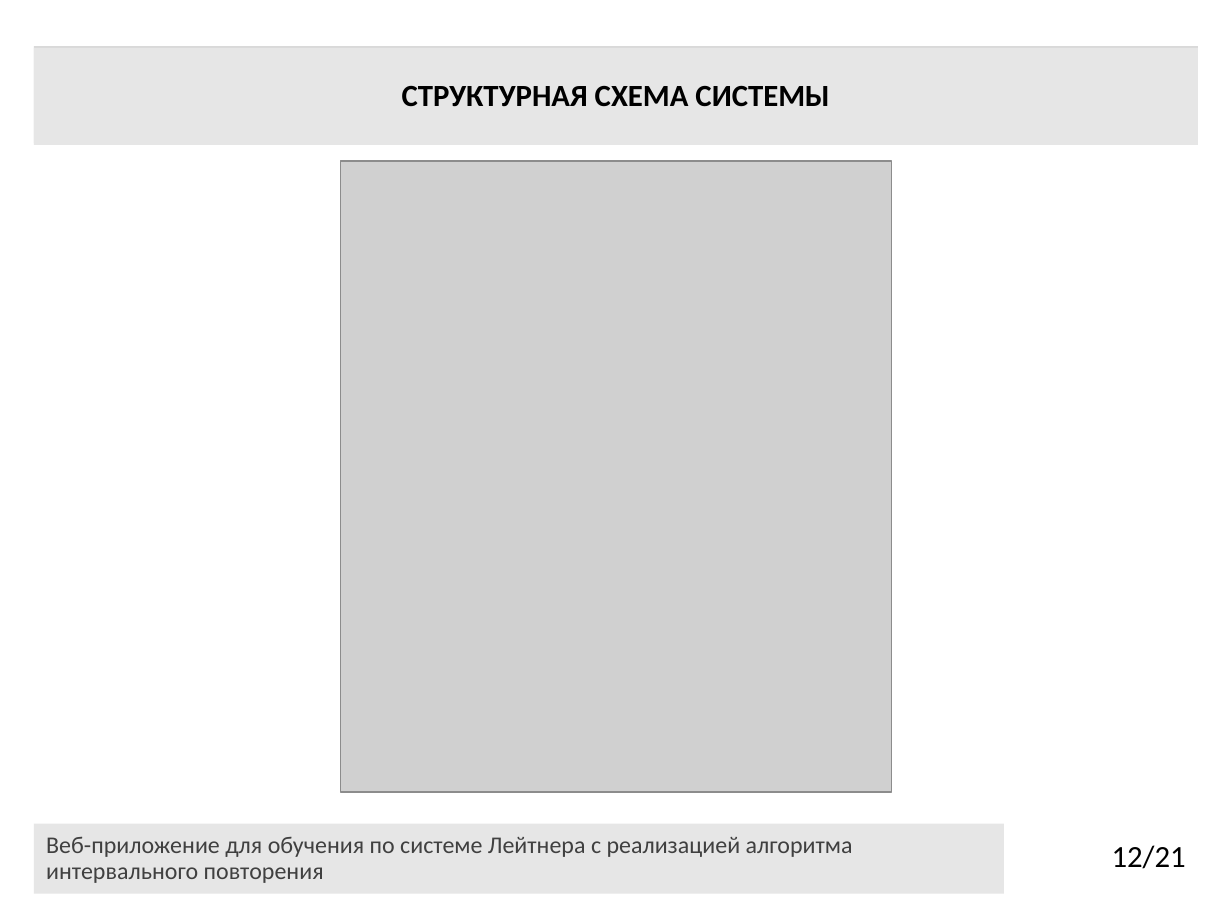
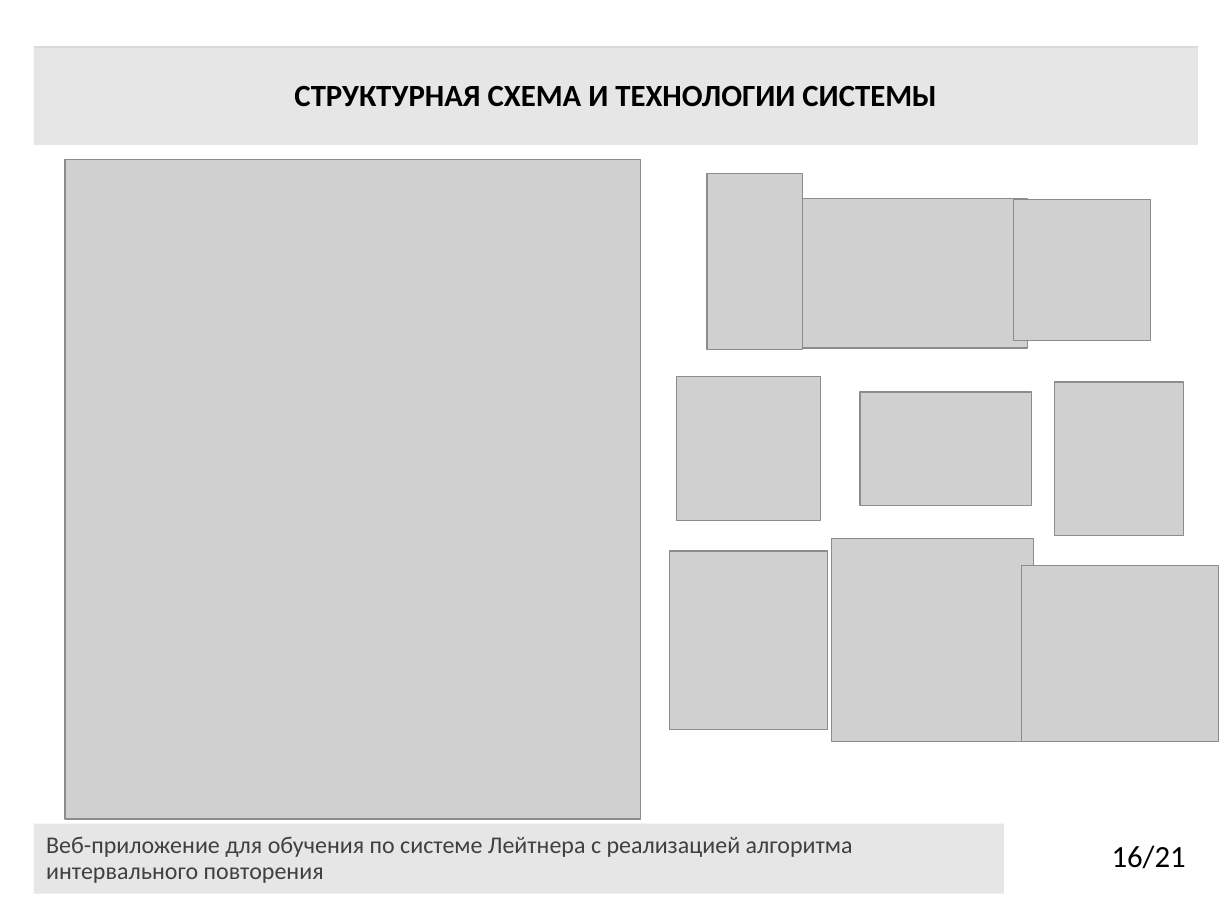
Before and after one commit to darik-cell/diplom, a slide deck: slide 16 of Презентация_Алёнушка_6401 — копия.pptx (slide 12 before the commit). Drawn at 1232x924 pixels with LibreOffice and Linux fonts; fonts in the diff are those of the drawing; grey boxes stand for pictures. Boxes give left, top, right and bottom in pixels: in the first picture for what was removed or moved away, otherwise in the second. Text is boxed around its words. In the diff, an @@ line names an element or a change of style, - is before the commit and + after.

```diff
--- a/Презентация_Алёнушка_6401 — копия.pptx
+++ b/Презентация_Алёнушка_6401 — копия.pptx
@@ title at [294, 85, 936, 107]: text changed @@
-СТРУКТУРНАЯ СХЕМА СИСТЕМЫ
+СТРУКТУРНАЯ СХЕМА И ТЕХНОЛОГИИ СИСТЕМЫ
@@ picture: place and size @@
-picture at [340, 161, 891, 792]
+picture at [65, 160, 641, 819]
@@ picture added at [707, 174, 803, 350] @@
@@ picture added at [803, 198, 1029, 349] @@
@@ picture added at [1014, 200, 1151, 341] @@
@@ picture added at [676, 377, 821, 521] @@
@@ picture added at [1055, 382, 1184, 535] @@
@@ picture added at [860, 392, 1031, 505] @@
@@ picture added at [832, 538, 1034, 740] @@
@@ picture added at [669, 551, 827, 729] @@
@@ picture added at [1021, 565, 1218, 742] @@
@@ page number at [1112, 845, 1186, 869]: text changed @@
-12/21
+16/21
```
Also in this commit, not shown: 5 other slides changed, 4 slides added, 5 other files.
